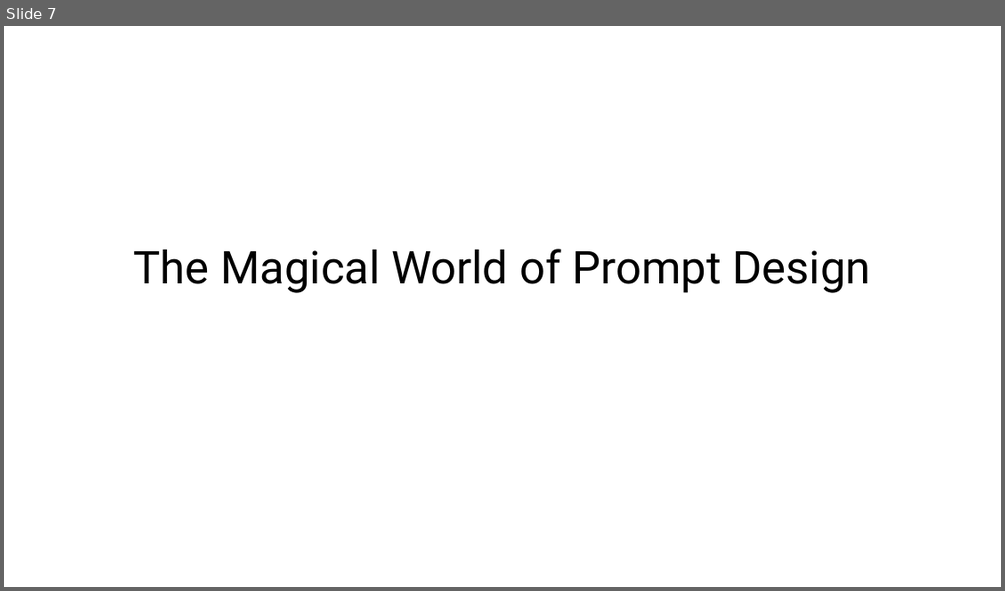
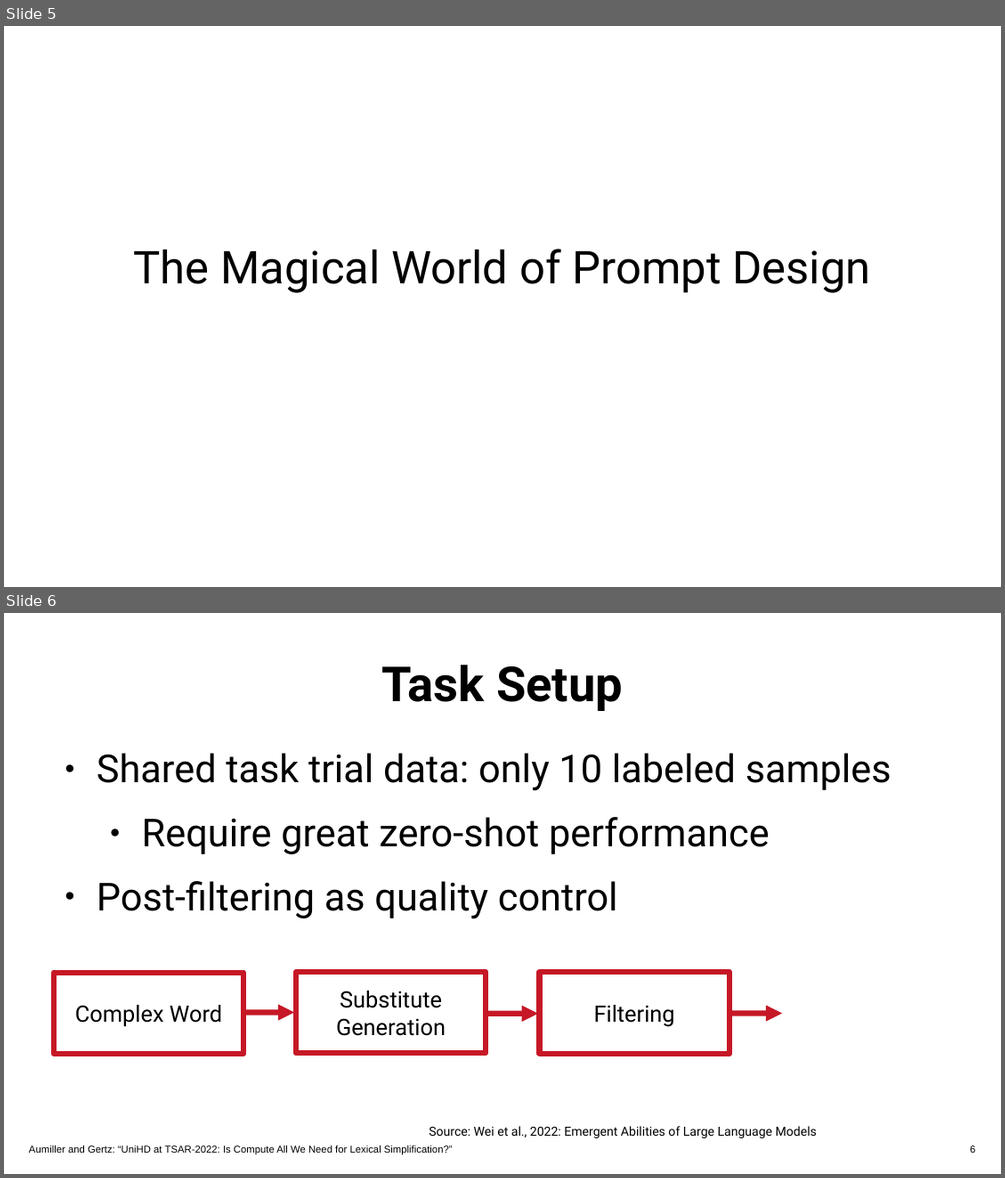
Before and after one commit to dennlinger/TSAR-2022-Shared-Task, a slide deck: presentation/uniHD_tsar.pptx. Shown one above the other, each under a label of ours: slide 7 before the commit, slides 5 and 6 after it. The pictures are 1005x591 and 1005x1178 pixels, drawn with LibreOffice and Linux fonts; fonts in the diff are those of the drawing; background and template pictures are left out. Boxes give left, top, right and bottom in pixels: in the first picture for what was removed or moved away, otherwise in the second. Text is boxed around its words. In the diff, an @@ line names an element or a change of style, - is before the commit and + after.

```diff
--- a/presentation/uniHD_tsar.pptx
+++ b/presentation/uniHD_tsar.pptx
@@ slide 6 added at <box>4,613,1001,1174</box>, background #FFFFFF @@
@@ text added at <box>381,665,623,711</box>, 38.5 pt, text #000000, bold @@
+Task Setup
@@ text added at <box>97,753,891,919</box>, 30.7 pt, text #000000 @@
+● Shared task trial data: only 10 labeled samples
+  ● Require great zero-shot performance
+● Post-filtering as quality control
@@ rectangle added at <box>54,972,243,1054</box>, outline #C61826 4.31 pt, 18 pt, text #000000 @@
+Complex Word
@@ rectangle added at <box>296,972,486,1054</box>, outline #C61826 4.31 pt, 18 pt, text #000000 @@
+Substitute
+Generation
@@ rectangle added at <box>540,972,729,1054</box>, outline #C61826 4.31 pt, 18 pt, text #000000 @@
+Filtering
@@ arrow added from (243, 1012) to (294, 1012), #C61826 4.31 pt @@
@@ arrow added from (729, 1013) to (782, 1013), #C61826 4.31 pt @@
@@ arrow added from (485, 1013) to (539, 1013), #C61826 4.31 pt @@
@@ free added at <box>29,1140,693,1155</box>, 8 pt, text #000000 @@
+Aumiller and Gertz: “UniHD at TSAR-2022: Is Compute All We Need for Lexical Simplification?”
@@ text added at <box>429,1126,817,1138</box>, 10 pt, text #000000 @@
+Source: Wei et al., 2022: Emergent Abilities of Large Language Models
@@ page number added at <box>723,1140,977,1155</box>, 8 pt, text #000000 @@
+6
@@ what was slide 7 is now slide 5 @@
```
Also in this commit, not shown: 7 slides changed, 14 other slides added, 17 slides removed, 16 other files.
